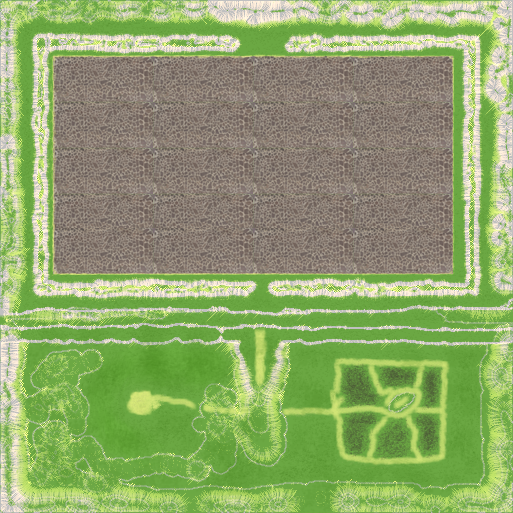
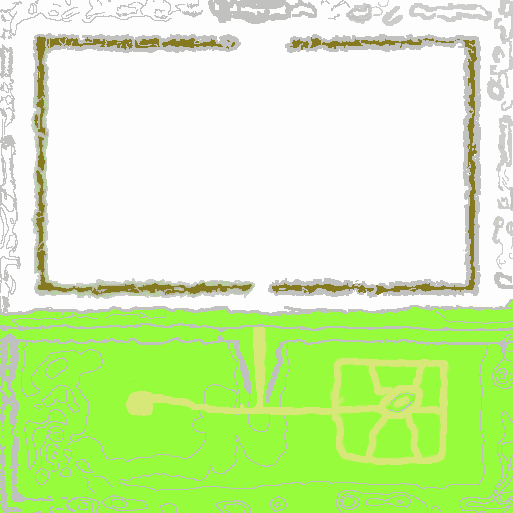
Layer changes from the first w=513, h=513 image to the second:
hid group "성바닥" (2 layers) over [49, 53, 456, 311]
hid "초원 얼룩" over [20, 279, 497, 513]
hid "밭" over [6, 13, 513, 489]
hid "길 얼룩" over [131, 357, 302, 414]
painted on "길" over [124, 327, 448, 465]
added layer "암벽지대" above "진흙" over [0, 0, 513, 513]
added layer "진흙" above "눈" over [34, 36, 478, 296]
added layer "눈" above "Layer 2" over [0, 0, 513, 314]
added layer "Layer 2" above "Background" over [0, 0, 513, 513]
hid "Background" over [0, 0, 513, 513]
